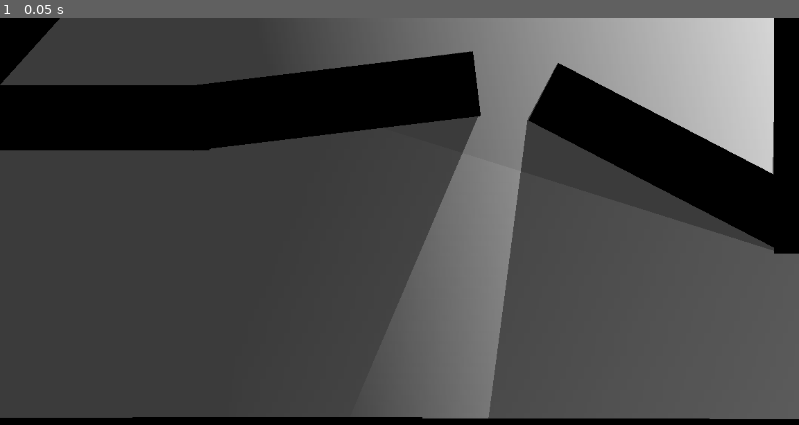
Above: before the commit, frame 1.
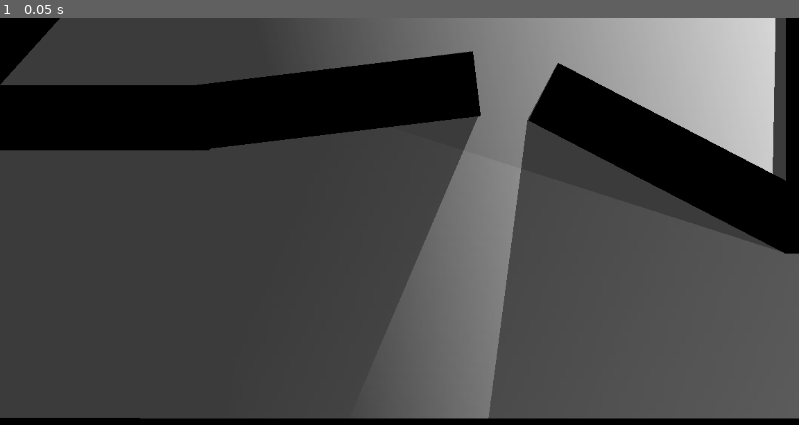
Above: after the commit, the same moment.

Repository: 6thAce/Lighting
Game: Godot game, scene res://scene.tscn
The game is run twice, just before and just after one commit, with the same random seed, the same clock (stepped at 60 frames per second) and the same inputs. The engine's default icon, where the game draws it, is replaced by a stand-in: a white triangle on a blue panel in a dark square.
Inputs:
- Up to frame 1 (0.05 s): no input

The runs differ from the first frame. In frame 1, 0.8% of the frame differs, in the area x 16-100%, y 0-99%.

Commit message:
LightOccluder2D repositioned

Diff:
--- a/bg.tscn
+++ b/bg.tscn
@@ -24,16 +24,16 @@
 position = Vector2(-295, 608)
 
 [node name="tile4" parent="." instance=ExtResource("1_t4gw0")]
-position = Vector2(112, 607)
+position = Vector2(112, 609)
 
 [node name="tile5" parent="." instance=ExtResource("1_t4gw0")]
 position = Vector2(526, 609)
 
 [node name="tile6" parent="." instance=ExtResource("1_t4gw0")]
-position = Vector2(943, 610)
+position = Vector2(938, 609)
 
 [node name="tile7" parent="." instance=ExtResource("1_t4gw0")]
-position = Vector2(1000, 240)
+position = Vector2(1017, 240)
 rotation = -1.5708
 
 [node name="tile8" parent="." instance=ExtResource("1_t4gw0")]
@@ -48,4 +48,4 @@
 rotation = -0.837758
 
 [node name="tile11" parent="." instance=ExtResource("1_t4gw0")]
-position = Vector2(-618, 467)
+position = Vector2(-626, 467)
--- a/scene.tscn
+++ b/scene.tscn
@@ -9,7 +9,7 @@
 polygon = PackedVector2Array(-232, 210, -163, 274, -85, 191, 303, 190, 690, 141, 680, 48, 288, 97, 1, 95, 118, -36, 47, -103)
 
 [sub_resource type="OccluderPolygon2D" id="OccluderPolygon2D_3253y"]
-polygon = PackedVector2Array(760, 148, 804, 65, 1114, 226, 1120, -77, 1213, -76, 1210, 340, 1118, 337, 1116, 330)
+polygon = PackedVector2Array(760, 148, 804, 65, 1114, 226, 1120, -77, 1228, -78, 1227, 340, 1133, 340, 1116, 330)
 
 [sub_resource type="Gradient" id="Gradient_ulcgi"]
 
